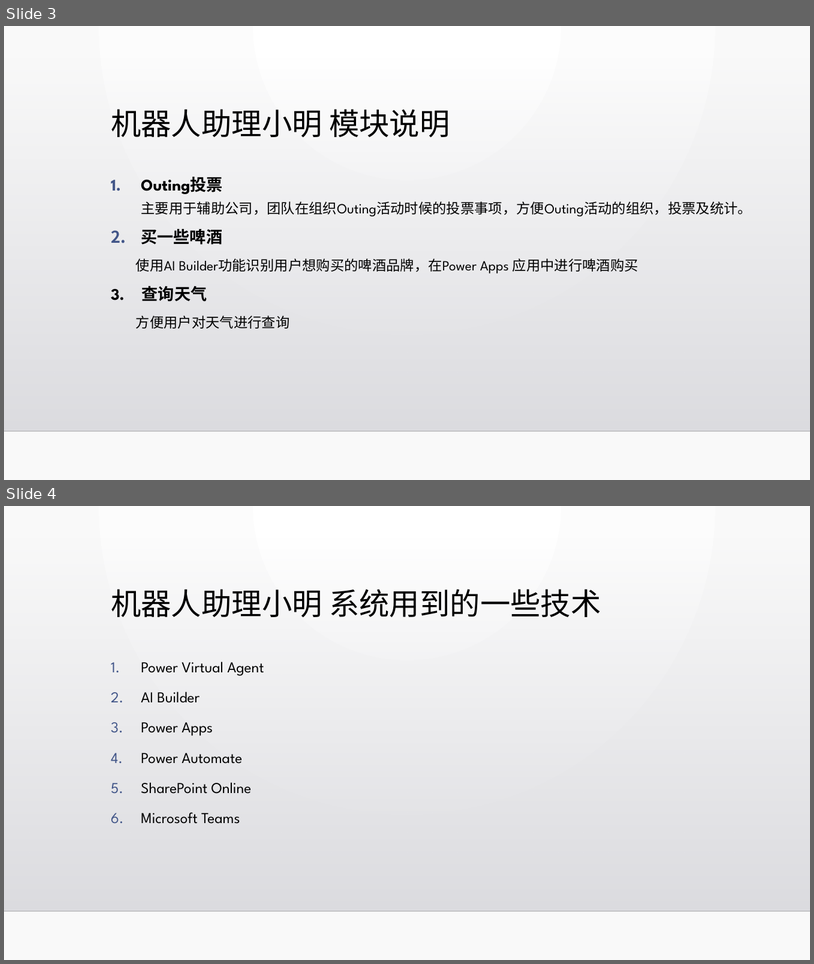
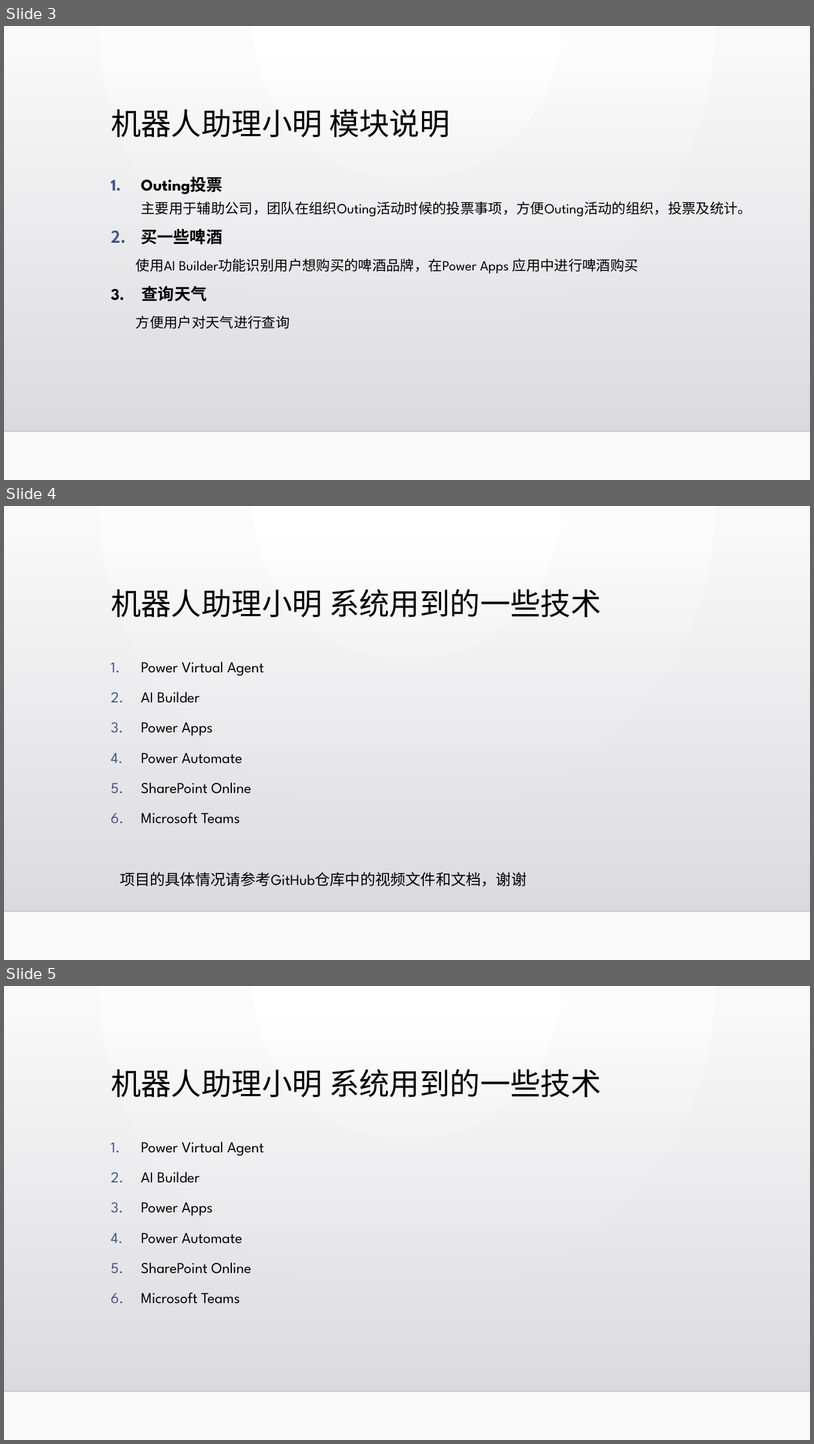
Before and after one commit to BaoqiaoBruce0916/AISkillChallenge2023, a slide deck: Smart Bot_机器人助理小明项目/AI Skill Challenge 2023_Smart Assistant_机器人助理小明_baoqiaobruce0916@outlook.com_20230815.pptx. Shown one above the other, each under a label of ours: slides 3 and 4 before the commit, slides 3, 4 and 5 after it. The pictures are 814x964 and 814x1444 pixels, drawn with LibreOffice and Linux fonts; fonts in the diff are those of the drawing; background and template pictures are left out. Boxes give left, top, right and bottom in pixels: in the first picture for what was removed or moved away, otherwise in the second. Text is boxed around its words. In the diff, an @@ line names an element or a change of style, - is before the commit and + after.

Commit message:
revised documentation

```diff
--- a/Smart Bot_机器人助理小明项目/AI Skill Challenge 2023_Smart Assistant_机器人助理小明_baoqiaobruce0916@outlook.com_20230815.pptx
+++ b/Smart Bot_机器人助理小明项目/AI Skill Challenge 2023_Smart Assistant_机器人助理小明_baoqiaobruce0916@outlook.com_20230815.pptx
@@ slide 4 added at <box>4,506,810,960</box>, background gradient #FFFFFF to #FAFAFA; not listed: 2 template elements that a slide beside it also shows @@
@@ title added at <box>111,589,602,617</box>, 36 pt, text #000000 @@
+机器人助理小明 系统用到的一些技术
@@ subtitle added at <box>141,661,264,823</box>, 18 pt, text #000000 @@
+1. Power Virtual Agent
+2. AI Builder
+3. Power Apps
+4. Power Automate
+5. SharePoint Online
+6. Microsoft Teams
@@ text added at <box>120,871,527,886</box>, 18 pt, text #000000 @@
+项目的具体情况请参考GitHub仓库中的视频文件和文档，谢谢
@@ what was slide 4 is now slide 5 @@
```
